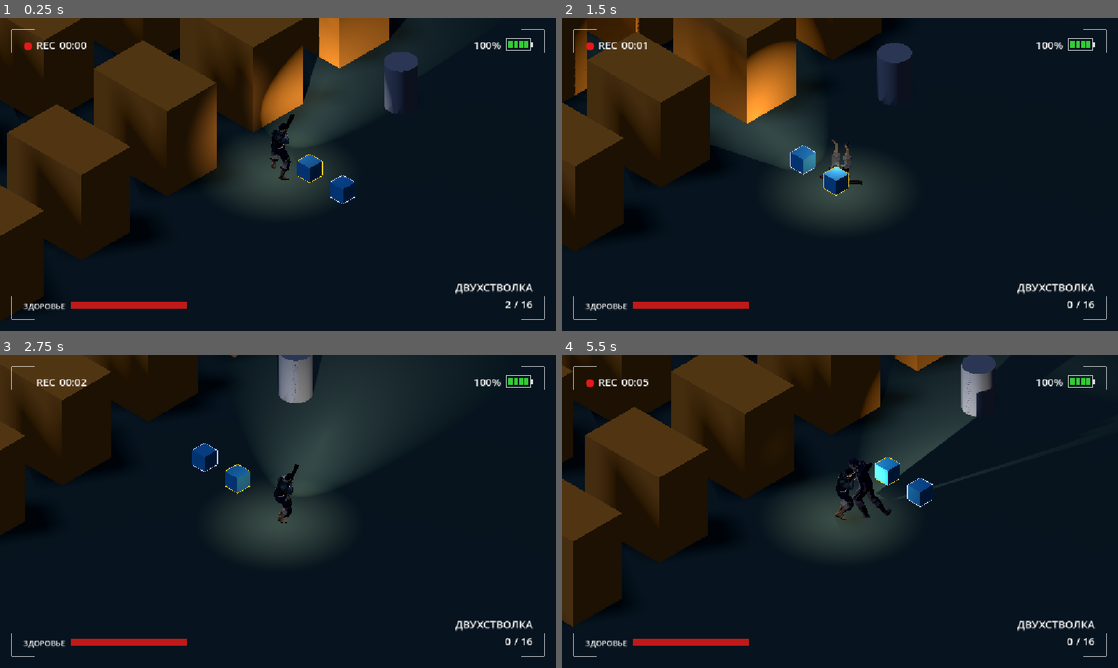
Above: before the commit, frames 1-4 (two rows, left to right).
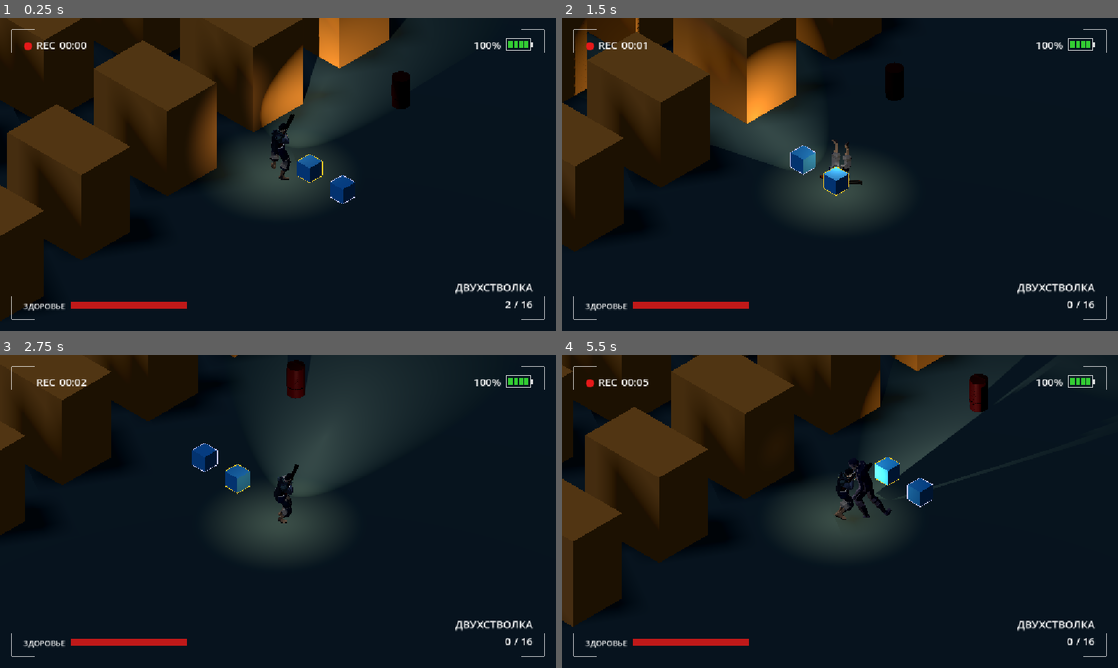
Above: after the commit, the same moments.

Repository: AnckerStudios/the-camera-game
Game: Godot game, scene res://scene/artem/misha_v4_doma.tscn
Two runs of this game, one before a commit and one after it. Both use one fixed random seed, a clock stepped at 60 frames per second and the inputs below. This scene is started directly instead of the project's main scene.
Inputs (mouse positions are in pixels of both pictures, inside the frame that each line leads up to):
- Up to frame 1 (0.25 s): no input
- Up to frame 2 (1.5 s): move the mouse to (962, 158) at 0.52 s; hold D (move_right) 0.53-1.28 s; hold Right mouse button (alt_fire) 0.53-1.28 s; tap Space (jump) at 0.77 s; move the mouse to (728, 190) at 1.27 s; hold S (move_backward) from 1.28 s (still down); tap Shift (dash) at 1.35 s
- Up to frame 3 (2.75 s): tap Space (jump) at 1.52 s; move the mouse to (333, 442) at 2.02 s; release S (move_backward) at 2.03 s; press the mouse at (333, 442) at 2.03 s; hold D (move_right) from 2.03 s (still down)
- Up to frame 4 (5.5 s): move the mouse to (812, 574) at 2.77 s; release D (move_right) at 2.78 s; release the mouse at (812, 574) at 2.78 s; hold W (move_forward) 2.78-3.53 s; tap E (interaction) at 2.85 s; tap Space (jump) at 3.02, 3.77, 4.52 s; move the mouse to (1006, 558) at 3.52 s; hold Q (weapon_next) 3.53-4.28 s; hold A (move_left) 3.53-5.03 s; move the mouse to (673, 464) at 4.27 s; tap Mouse wheel up (weapon_prev) at 4.35 s; move the mouse to (867, 511) at 5.02 s; hold S (move_backward) from 5.03 s (still down); hold Right mouse button (alt_fire) from 5.03 s (still down)

The runs differ from the first frame. In frame 1, 0.8% of the frame differs, in the area x 69-76%, y 10-31%; in frame 2, 0.9%; in frame 3, 0.9%; in frame 4, 1.0%, in the area x 71-81%, y 0-20%.

Commit message:
add barrel model

Diff:
--- a/scene/artem/misha_v2_doma.tscn
+++ b/scene/artem/misha_v2_doma.tscn
@@ -6,7 +6,6 @@
 [ext_resource type="PackedScene" uid="uid://chrnas5w2mwst" path="res://ui/hud/hud.tscn" id="4_s1bv7"]
 [ext_resource type="Script" uid="uid://cmkrno3x3fyie" path="res://gamelogic/weapon/damage_dummy.gd" id="5_5egmh"]
 [ext_resource type="PackedScene" uid="uid://cjuq8g0mbb8h8" path="res://gamelogic/monster/ghoul/ghoul.tscn" id="6_4ackd"]
-[ext_resource type="AudioStream" uid="uid://dwq3cjmfwggkk" path="res://resources/music/play_background.mp3" id="7_7fbaa"]
 
 [sub_resource type="Environment" id="Environment"]
 background_mode = 1
@@ -302,10 +301,3 @@
 
 [node name="Ghoul" parent="." unique_id=13065505 instance=ExtResource("6_4ackd")]
 transform = Transform3D(1, 0, 0, 0, 1, 0, 0, 0, 1, 8.731076, 0.8862281, 6.9136066)
-
-[node name="BackgroundSound" type="AudioStreamPlayer3D" parent="." unique_id=823982806]
-process_mode = 3
-stream = ExtResource("7_7fbaa")
-volume_db = -20.0
-autoplay = true
-bus = &"Music"
--- a/scene/artem/misha_v4_doma.tscn
+++ b/scene/artem/misha_v4_doma.tscn
@@ -5,8 +5,9 @@
 [ext_resource type="Script" uid="uid://depwexin4lwf1" path="res://gamelogic/player/camera/isometric_camera.gd" id="3_kbvua"]
 [ext_resource type="PackedScene" uid="uid://chrnas5w2mwst" path="res://ui/hud/hud.tscn" id="4_s1bv7"]
 [ext_resource type="Script" uid="uid://cmkrno3x3fyie" path="res://gamelogic/weapon/damage_dummy.gd" id="5_5egmh"]
-[ext_resource type="PackedScene" uid="uid://w3p8l3qnm13a" path="res://gamelogic/monster/ghoul/ghoul.tscn" id="6_4ackd"]
+[ext_resource type="PackedScene" uid="uid://cjuq8g0mbb8h8" path="res://gamelogic/monster/ghoul/ghoul.tscn" id="6_4ackd"]
 [ext_resource type="PackedScene" uid="uid://by6ubidcpixtr" path="res://gamelogic/items/pickup_item.tscn" id="7_pickup_item"]
+[ext_resource type="PackedScene" uid="uid://c2g4ugy8n7yeu" path="res://resources/model/world/barrel.glb" id="8_barrel"]
 
 [sub_resource type="Environment" id="Environment"]
 background_mode = 1
@@ -15,9 +16,9 @@
 ambient_light_color = Color(0.35, 0.42, 0.6, 1)
 ambient_light_energy = 0.15
 
-[sub_resource type="BoxShape3D" id="DummyShape"]
-
-[sub_resource type="CylinderMesh" id="DummyMesh"]
+[sub_resource type="CylinderShape3D" id="DummyShape"]
+height = 1.0
+radius = 0.275
 
 [sub_resource type="NavigationMesh" id="NavigationMesh_8dnhd"]
 vertices = PackedVector3Array(-10, 0.5, 8.75, -8, 0.5, 8.5, -8, 0.5, 7.75, -10, 0.5, 7.5, -14.5, 0.5, 14.5, -10, 0.5, 4 …(1856 unchanged characters)…
@@ -76,8 +77,8 @@
 [node name="Shape" type="CollisionShape3D" parent="Dummy1" unique_id=830365736]
 shape = SubResource("DummyShape")
 
-[node name="Mesh" type="MeshInstance3D" parent="Dummy1" unique_id=1282717430]
-mesh = SubResource("DummyMesh")
+[node name="Mesh" parent="Dummy1" unique_id=1282717430 instance=ExtResource("8_barrel")]
+transform = Transform3D(0.27, 0, 0, 0, 0.27, 0, 0, 0, 0.27, 0, -0.0171, 0)
 
 [node name="NavigationRegion3D" type="NavigationRegion3D" parent="." unique_id=908089932]
 navigation_mesh = SubResource("NavigationMesh_8dnhd")
@@ -290,6 +291,8 @@
 
 [node name="Ground" type="StaticBody3D" parent="NavigationRegion3D" unique_id=67163204]
 transform = Transform3D(1, 0, 0, 0, 1, 0, 0, 0, 1, 0, -0.5, 0)
+collision_layer = 3
+collision_mask = 3
 
 [node name="CollisionShape3D" type="CollisionShape3D" parent="NavigationRegion3D/Ground" unique_id=1151707973]
 shape = SubResource("FloorShape")
Binary file added: resources/model/world/barrel.glb
Not shown, added: resources/model/world/barrel.glb.import
